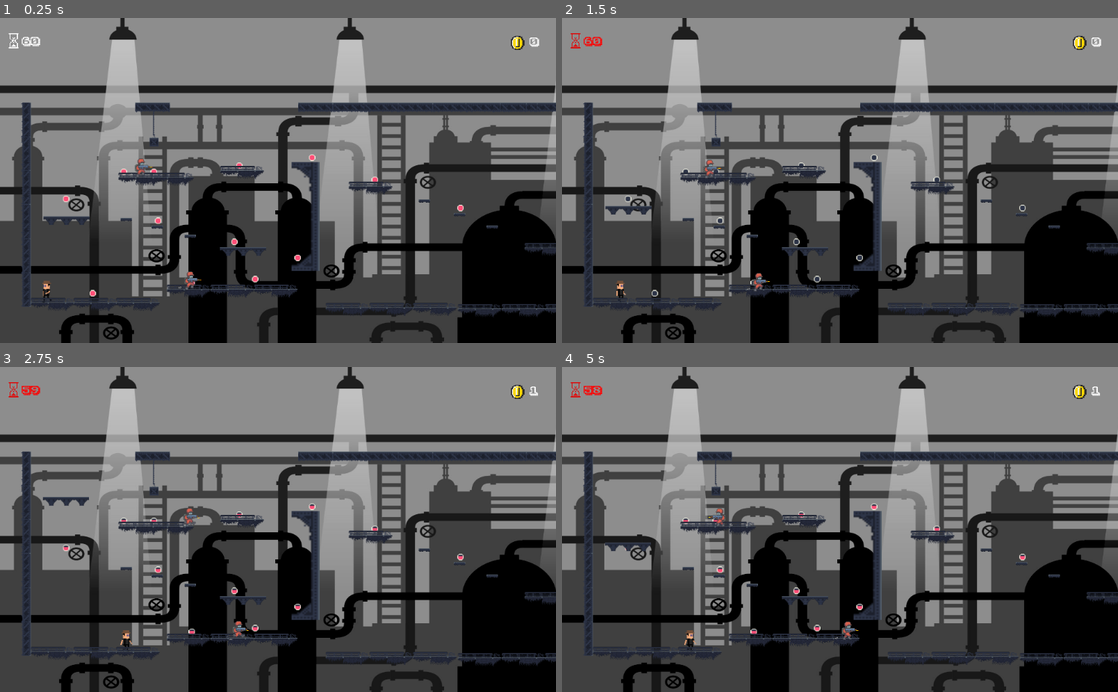
Above: before the commit, frames 1-4 (two rows, left to right).
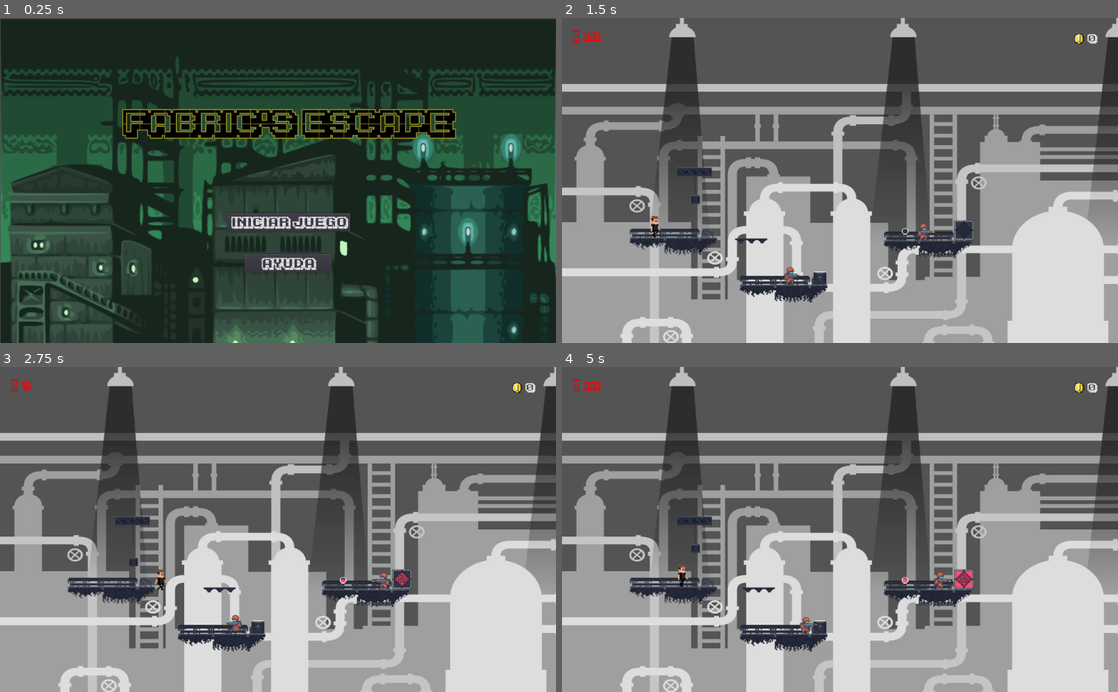
Above: after the commit, the same moments.

Repository: sennedjem/-unq-ipv-minion3
Game: Godot game, scene res://Resources/EscenaInicial.tscn
Two runs of this game, one before a commit and one after it. Both use one fixed random seed, a clock stepped at 60 frames per second and the inputs below. Before the commit the project starts from res://Niveles/SegundoNivel.tscn. Sound files missing from this copy of the repository are replaced by a short silence.
Inputs (mouse positions are in pixels of both pictures, inside the frame that each line leads up to):
- Up to frame 1 (0.25 s): no input
- Up to frame 2 (1.5 s): click (851, 222) at 0.5 s, where only the run after the commit has a clickable "Iniciar juego"; tap Enter (ui_accept) at 1.25, 1.35 s; hold Right (ui_right) from 1.28 s (still down)
- Up to frame 3 (2.75 s): keep holding Right (ui_right); tap Enter (ui_accept) at 1.52, 1.82, 2.1, 2.27, 2.57 s
- Up to frame 4 (5 s): release Right (ui_right) at 2.78 s; hold Left (ui_left) 2.78-3.5 s; tap Enter (ui_accept) at 2.85, 4.25, 4.35, 4.52, 4.82 s; click (828, 604) at 3.5 s, where only the run after the commit has a clickable "Reiniciar nivel"; hold Right (ui_right) from 4.28 s (still down)

The runs differ from the first frame. In frame 1, 88% of the frame differs, in the area x 0-100%, y 0-100%; in frame 2, 93%; in frame 3, 93%; in frame 4, 93%.

Commit message:
Cambio en imagen

Diff:
--- a/Niveles/SegundoNivel.tscn
+++ b/Niveles/SegundoNivel.tscn
@@ -53,7 +53,6 @@
 [node name="MovingPlatform" parent="." instance=ExtResource( 9 )]
 position = Vector2( 122, 374 )
 move_to = Vector2( 0, -137 )
-speed = 1.0
 
 [node name="Monedas" type="Node2D" parent="."]
 
--- a/project.godot
+++ b/project.godot
@@ -16,7 +16,7 @@
 [application]
 
 config/name="Unq-ipv-minion 3"
-run/main_scene="res://Niveles/SegundoNivel.tscn"
+run/main_scene="res://Resources/EscenaInicial.tscn"
 config/icon="res://icon.png"
 
 [autoload]
Binary file changed: Texturas/fondoindustrial.jpg
